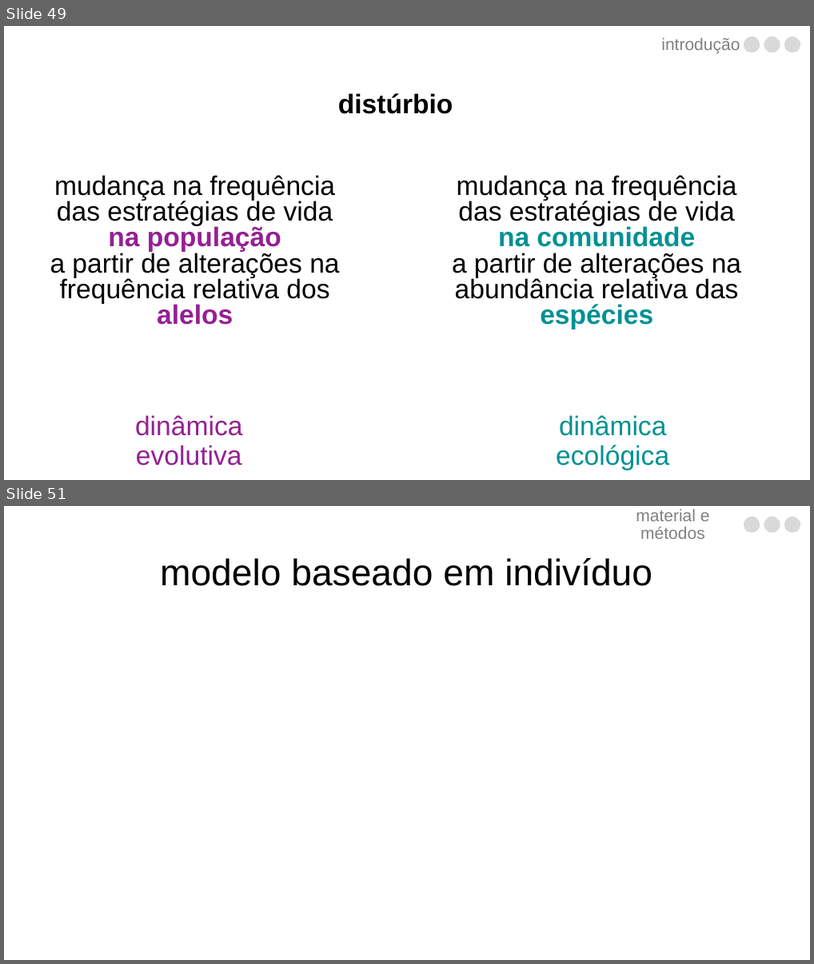
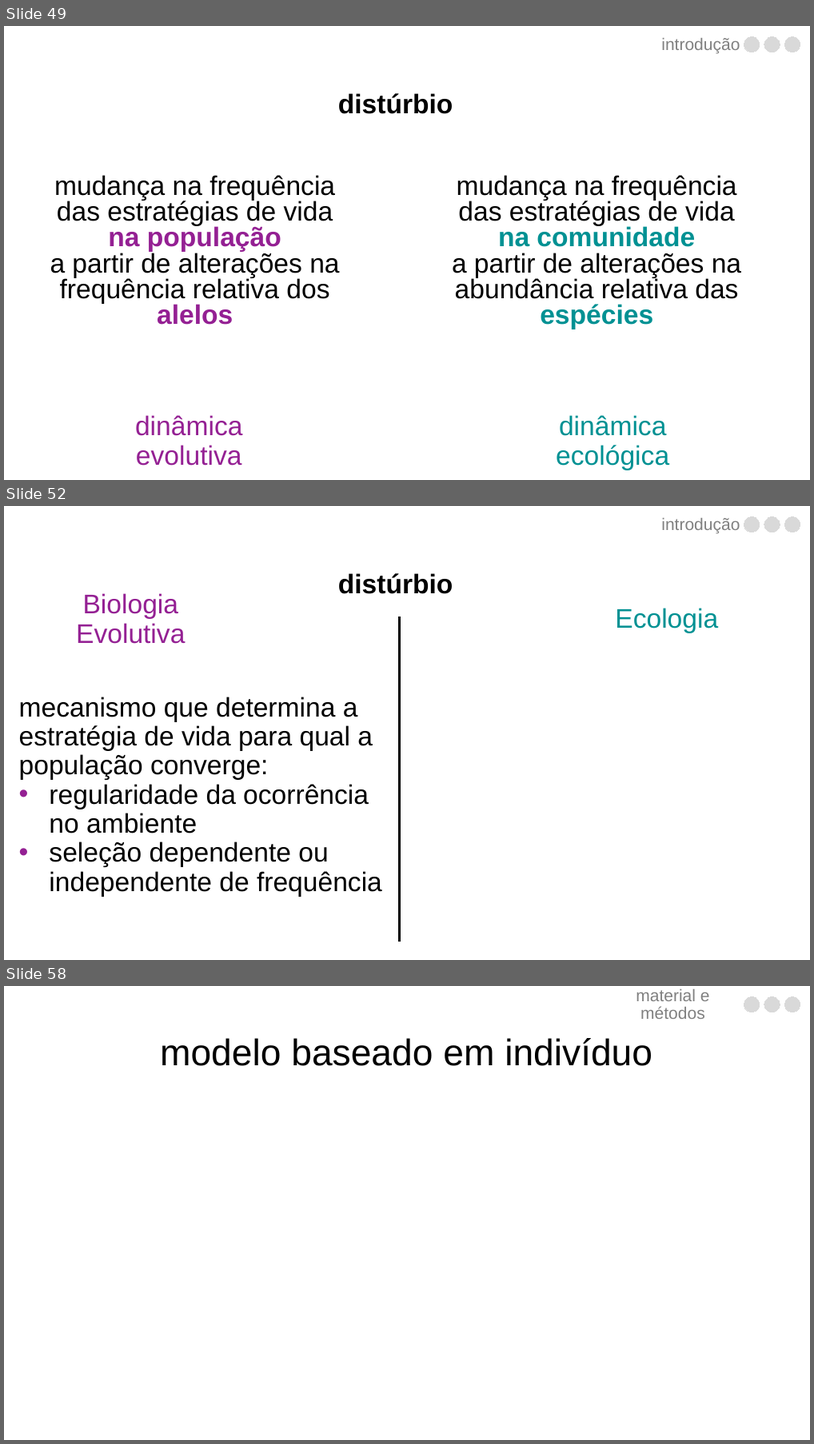
Before and after one commit to luisanovara/dissertacao, a slide deck: DEFESA.pptx. Shown one above the other, each under a label of ours: slides 49 and 51 before the commit, slides 49, 52 and 58 after it; the slides between them are not shown. The pictures are 814x964 and 814x1444 pixels, drawn with LibreOffice and Linux fonts; fonts in the diff are those of the drawing. Boxes give left, top, right and bottom in pixels: in the first picture for what was removed or moved away, otherwise in the second. Text is boxed around its words. In the diff, an @@ line names an element or a change of style, - is before the commit and + after.

```diff
--- a/DEFESA.pptx
+++ b/DEFESA.pptx
@@ slide 52 added at bbox=[4, 506, 810, 960], background #FFFFFF @@
@@ text added at bbox=[662, 518, 740, 534], 20 pt, text #808080 @@
+introdução
@@ freeform shape added at bbox=[745, 517, 760, 532], fill #D9D9D9, outline #D9D9D9 0 pt @@
@@ freeform shape added at bbox=[765, 517, 781, 532], fill #D9D9D9, outline #D9D9D9 0 pt @@
@@ freeform shape added at bbox=[785, 517, 801, 532], fill #D9D9D9, outline #D9D9D9 0 pt @@
@@ text added at bbox=[338, 573, 454, 594], 32 pt, text #000000, bold @@
+distúrbio
@@ text added at bbox=[76, 593, 185, 644], 32 pt, text #942093 @@
+Biologia Evolutiva
@@ line added from (400, 616) to (400, 941), #000000 2.25 pt @@
@@ text added at bbox=[615, 608, 718, 633], 32 pt, text #009193 @@
+Ecologia
@@ text added at bbox=[19, 696, 382, 896], 32 pt, text #000000 @@
+mecanismo que determina a estratégia de vida para qual a população converge:
+• regularidade da ocorrência no ambiente
+• seleção dependente ou independente de frequência
@@ what was slide 51 is now slide 58 @@
```
Also in this commit, not shown: 1 slide changed, 6 other slides added.
